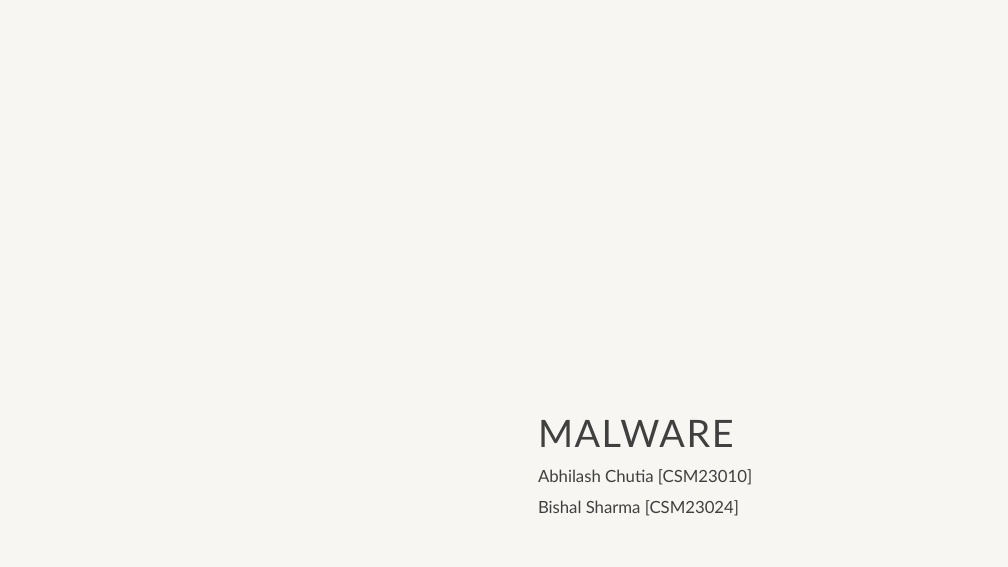
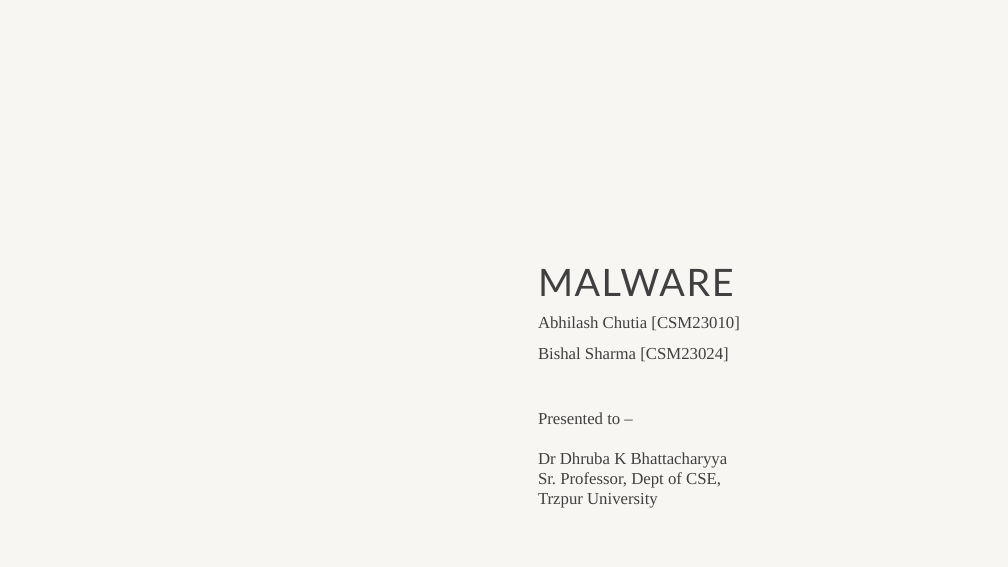
Before and after one commit to AbhilashChutia/MCA-Minor-Project, a slide deck: slide 1 of Malware.pptx. Drawn at 1008x567 pixels with LibreOffice and Linux fonts; fonts in the diff are those of the drawing; background and template pictures are left out. Boxes give left, top, right and bottom in pixels: in the first picture for what was removed or moved away, otherwise in the second. Text is boxed around its words. In the diff, an @@ line names an element or a change of style, - is before the commit and + after.

```diff
--- a/Malware.pptx
+++ b/Malware.pptx
@@ title "MALWARE": place and size @@
-title "MALWARE" at [538,420,734,447]
+title "MALWARE" at [538,269,734,296]
@@ subtitle "Abhilash Chutia [CSM23010]": place and size @@
-subtitle "Abhilash Chutia [CSM23010]" at [538,469,752,516]
+subtitle "Abhilash Chutia [CSM23010]" at [538,316,739,362]
@@ subtitle "Abhilash Chutia [CSM23010]" at [538,316,739,362]: font Lato to Times New Roman @@
@@ text added at [538,412,728,508], 16 pt, text #404040 @@
+Presented to –
+Dr Dhruba K Bhattacharyya
+Sr. Professor, Dept of CSE,
+Trzpur University
```
Also in this commit, not shown: 3 other slides changed, 2 other files.
